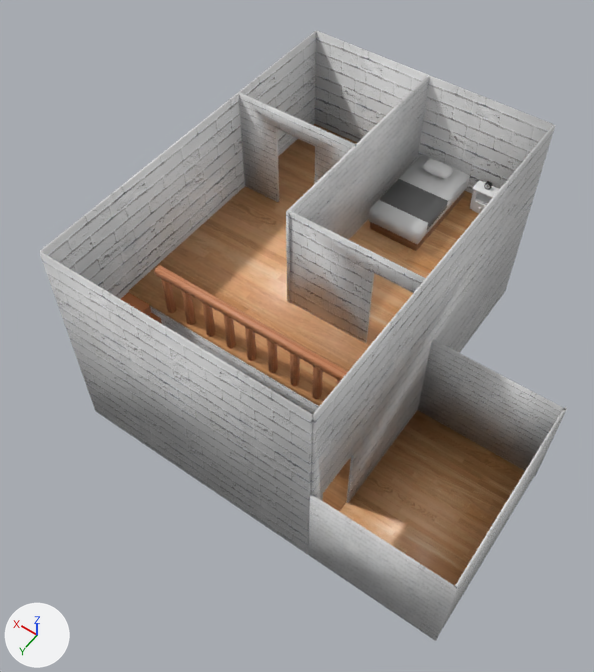
Two versions of the Blender file blender/house.blend, one commit apart.
Rendered twice from a 50 mm lens placed at (-34.7, 44.6, 81.7), pointed at (-2.3, -0.7, 10.5). The lights are fixed; the arrows at lower left show +X, +Y and +Z.
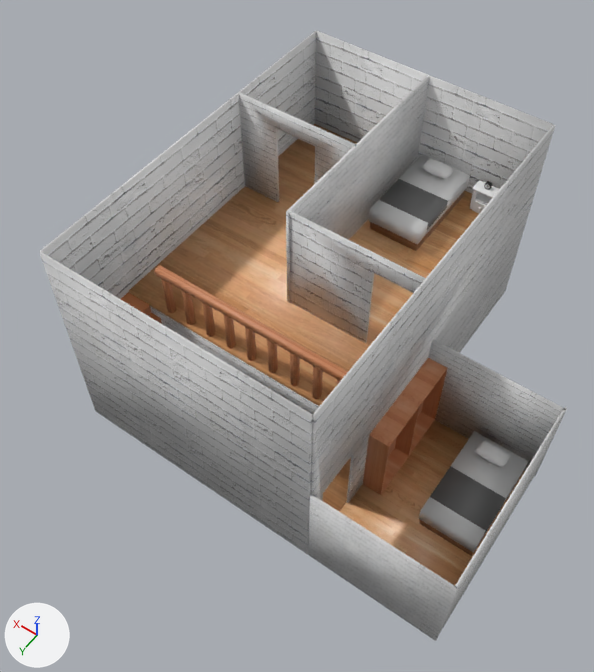
Where the change shows, as pixel boxes (x1, y1, x2, y2) in the pictures (594 x 672 px):
'Cube.005', added: after (418, 431, 528, 556)
'Cube.009', added (brown): after (363, 395, 420, 495)
'Cube.008', added (brown): after (400, 358, 447, 455)
'Cube.006', added: after (474, 439, 512, 468)

Diff of the bpy script that builds the scene:
```diff
--- a/blender/house.blend.py
+++ b/blender/house.blend.py
@@ mat_skrin @@
+mat_skrin = principled_material('Skrin')
+mat_skrin.texture = img_railing_png
@@ me_cube_010 @@
+me_cube_010.from_pydata(...)  # 16 vertices, 12 faces; spans x -17.79..-15.38, y -0.82..5.21, z -0.05..10.31
+me_cube_010.materials.append(mat_skrin)  # picture img_railing_png
@@ me_cube_007 @@
+me_cube_007.from_pydata(...)  # 16 vertices, 12 faces; spans x -17.79..-15.38, y -6.77..-0.75, z -0.05..10.31
+me_cube_007.materials.append(mat_skrin)  # picture img_railing_png
@@ me_cube_005 @@
+me_cube_005.from_pydata(...)  # 56 vertices, 54 faces; spans x -27.5..-23.99, y -5.36..-3.26, z 2.97..4.17
+me_cube_005.polygons.foreach_set('use_smooth', [True] * 54)
+me_cube_005.materials.append(mat_pillow)  # white #e7e7e7
@@ me_cube_002 @@
+me_cube_002.from_pydata(...)  # 112 vertices, 14 faces; spans x -29.28..-22.74, y -5.91..5.9, z -0.13..4.28
+me_cube_002.polygons.foreach_set('use_smooth', [True] * 14)
+me_cube_002.materials.append(mat_bed)  # picture img_bed_uv_better_png
@@ ob_cube_009 @@
+ob_cube_009 = bpy.data.objects.new('Cube.009', me_cube_010)
+ob_cube_009.location = (0.0, 0.0, 0.0)
@@ ob_cube_008 @@
+ob_cube_008 = bpy.data.objects.new('Cube.008', me_cube_007)
+ob_cube_008.location = (0.0, 0.0, 0.0)
@@ ob_cube_006 @@
+ob_cube_006 = bpy.data.objects.new('Cube.006', me_cube_005)
+ob_cube_006.location = (0.0, 0.0, 0.0)
@@ ob_cube_005 @@
+ob_cube_005 = bpy.data.objects.new('Cube.005', me_cube_002)
+ob_cube_005.location = (0.0, 0.0, 0.0)
```
